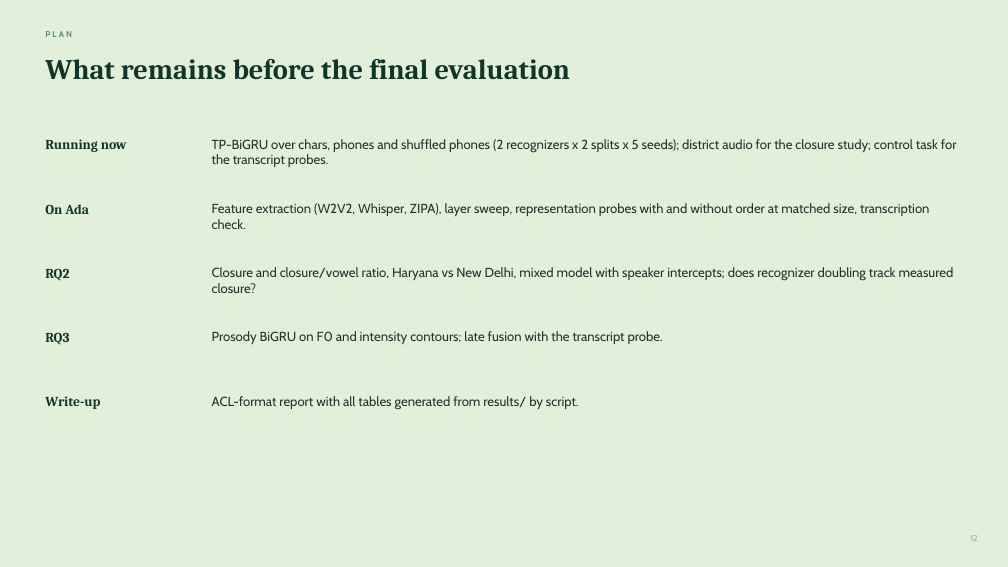
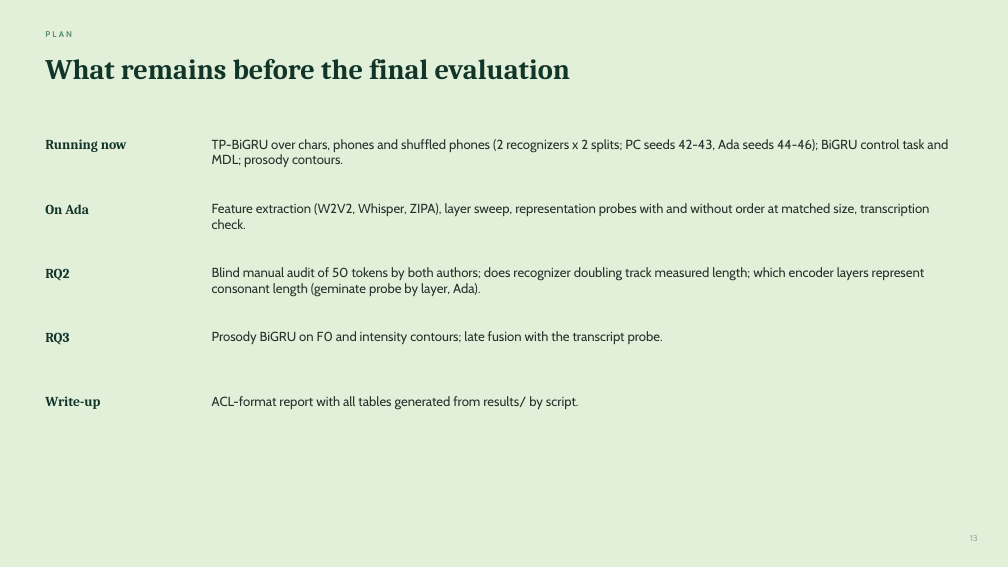
Before and after one commit to unignoramus11/sal-project, a slide deck: slide 13 of slides/mid/mid_evaluation.pptx (slide 12 before the commit). Drawn at 1008x567 pixels with LibreOffice and Linux fonts; fonts in the diff are those of the drawing. Boxes give left, top, right and bottom in pixels: in the first picture for what was removed or moved away, otherwise in the second. Text is boxed around its words. In the diff, an @@ line names an element or a change of style, - is before the commit and + after.

```diff
--- a/slides/mid/mid_evaluation.pptx
+++ b/slides/mid/mid_evaluation.pptx
@@ text at [212, 139, 948, 167]: text changed @@
-TP-BiGRU over chars, phones and shuffled phones (2 recognizers x 2 splits x 5 seeds); district audio for the closure study; control task for the transcript probes.
+TP-BiGRU over chars, phones and shuffled phones (2 recognizers x 2 splits; PC seeds 42-43, Ada seeds 44-46); BiGRU control task and MDL; prosody contours.
@@ text at [212, 267, 925, 297]: text changed @@
-Closure and closure/vowel ratio, Haryana vs New Delhi, mixed model with speaker intercepts; does recognizer doubling track measured closure?
+Blind manual audit of 50 tokens by both authors; does recognizer doubling track measured length; which encoder layers represent consonant length (geminate probe by layer, Ada).
```
Also in this commit, not shown: 3 other slides changed, 1 slide added, 3 other files.
